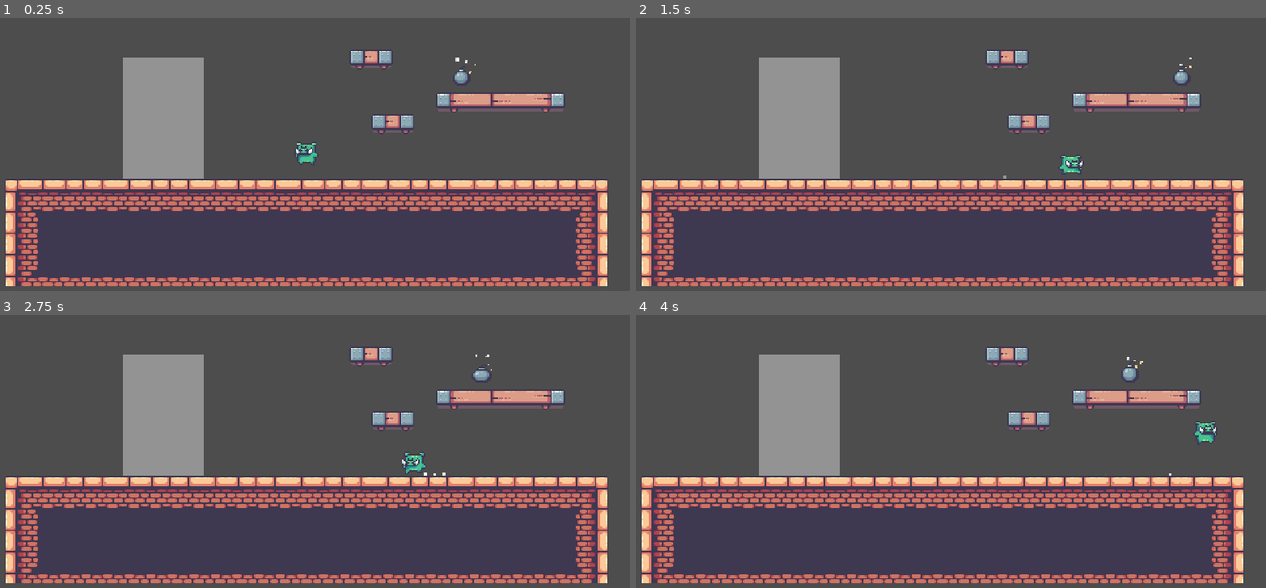
Above: before the commit, frames 1-4 (two rows, left to right).
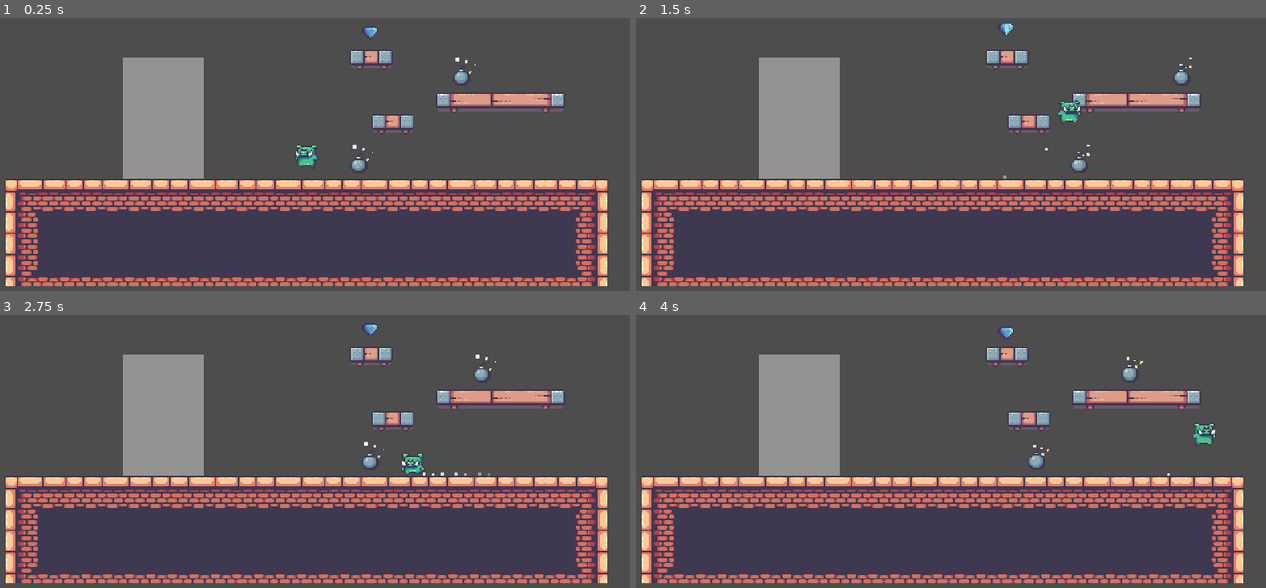
Above: after the commit, the same moments.

Repository: abdul-rehman-d/godot-challenge
Game: Godot game, scene res://main.tscn
The game is run twice, just before and just after one commit, with the same random seed, the same clock (stepped at 60 frames per second) and the same inputs.
Inputs:
- Up to frame 1 (0.25 s): no input
- Up to frame 2 (1.5 s): hold Right (right) from 0.53 s (still down); tap Space (jump) at 0.6, 0.77, 1.07, 1.35 s
- Up to frame 3 (2.75 s): tap Space (jump) at 1.52, 1.82, 2.1 s; release Right (right) at 2.03 s; hold Left (left) from 2.03 s (still down)
- Up to frame 4 (4 s): release Left (left) at 2.78 s; hold Right (right) from 2.78 s (still down); tap Space (jump) at 2.85, 3.02, 3.32, 3.6, 3.77 s

The runs differ from the first frame. In frame 1, 0.3% of the frame differs, in the area x 46-60%, y 3-56%; in frame 2, 0.4%, in the area x 57-73%, y 2-57%; in frame 3, 0.4%; in frame 4, 0.3%.

Commit message:
round 10: POWER UP 💪💪

Diff:
--- /dev/null
+++ b/main.gd
@@ -0,0 +1,14 @@
+extends Node2D
+
+
+func _on_power_up_collected() -> void:
+	for danger in get_tree().get_nodes_in_group("DangerObject"):
+		if danger is DangerObject:
+			danger.is_moving = false
+	$Timers/PowerUpTimer.start()
+
+
+func _on_power_up_timer_timeout() -> void:
+	for danger in get_tree().get_nodes_in_group("DangerObject"):
+		if danger is DangerObject:
+			danger.is_moving = true
--- a/main.tscn
+++ b/main.tscn
@@ -1,10 +1,12 @@
-[gd_scene load_steps=14 format=4 uid="uid://yrbncu3bu7y6"]
-
+[gd_scene load_steps=16 format=4 uid="uid://yrbncu3bu7y6"]
+
+[ext_resource type="Script" path="res://main.gd" id="1_7ng31"]
 [ext_resource type="Texture2D" uid="uid://ddhi3buwcvuub" path="res://assets/sprites/14-TileSets/Terrain (32x32).png" id="1_sm6ud"]
 [ext_resource type="PackedScene" uid="uid://cij1prqjgcjf3" path="res://scenes/player/player.tscn" id="2_177vh"]
 [ext_resource type="Texture2D" uid="uid://cbwii1jnv4og" path="res://assets/sprites/14-TileSets/Decorations (32x32).png" id="3_trw4k"]
 [ext_resource type="PackedScene" uid="uid://kvi4djl1fik7" path="res://scenes/slowdown/slow_down.tscn" id="3_vbrni"]
 [ext_resource type="PackedScene" uid="uid://c8h1ph6wm24va" path="res://scenes/danger_object/danger_object.tscn" id="4_kueqr"]
+[ext_resource type="PackedScene" uid="uid://bp23jbpaev1sv" path="res://scenes/power_up/power_up.tscn" id="5_wqrsc"]
 
 [sub_resource type="TileSetAtlasSource" id="TileSetAtlasSource_rd7pl"]
 texture = ExtResource("1_sm6ud")
@@ -466,6 +468,7 @@
 size = Vector2(28, 14)
 
 [node name="Main" type="Node2D"]
+script = ExtResource("1_7ng31")
 
 [node name="Camera2D" type="Camera2D" parent="."]
 
@@ -514,16 +517,45 @@
 shape = SubResource("RectangleShape2D_6mjoi")
 one_way_collision = true
 
-[node name="Danger" type="Node2D" parent="Level"]
+[node name="Dangers" type="Node2D" parent="Level"]
+
+[node name="Danger" type="Node2D" parent="Level/Dangers"]
 position = Vector2(102, -28)
 
-[node name="DangerObject" parent="Level/Danger" node_paths=PackedStringArray("begin_position", "end_position") instance=ExtResource("4_kueqr")]
+[node name="DangerObject" parent="Level/Dangers/Danger" node_paths=PackedStringArray("begin_position", "end_position") instance=ExtResource("4_kueqr")]
+position = Vector2(9.47701, 0)
 begin_position = NodePath("../Begin")
 end_position = NodePath("../End")
 
-[node name="Begin" type="Marker2D" parent="Level/Danger"]
-
-[node name="End" type="Marker2D" parent="Level/Danger"]
+[node name="Begin" type="Marker2D" parent="Level/Dangers/Danger"]
+
+[node name="End" type="Marker2D" parent="Level/Dangers/Danger"]
 position = Vector2(83, 0)
 
+[node name="Danger2" type="Node2D" parent="Level/Dangers"]
+position = Vector2(26, 37)
+
+[node name="DangerObject" parent="Level/Dangers/Danger2" node_paths=PackedStringArray("begin_position", "end_position") instance=ExtResource("4_kueqr")]
+position = Vector2(33.0009, 0)
+begin_position = NodePath("../Begin")
+end_position = NodePath("../End")
+
+[node name="Begin" type="Marker2D" parent="Level/Dangers/Danger2"]
+
+[node name="End" type="Marker2D" parent="Level/Dangers/Danger2"]
+position = Vector2(80, 0)
+
+[node name="PowerUp" parent="Level" instance=ExtResource("5_wqrsc")]
+position = Vector2(47, -59)
+
 [node name="Player" parent="." instance=ExtResource("2_177vh")]
+position = Vector2(0, 2)
+
+[node name="Timers" type="Node" parent="."]
+
+[node name="PowerUpTimer" type="Timer" parent="Timers"]
+wait_time = 3.0
+one_shot = true
+
+[connection signal="collected" from="Level/PowerUp" to="." method="_on_power_up_collected"]
+[connection signal="timeout" from="Timers/PowerUpTimer" to="." method="_on_power_up_timer_timeout"]
--- a/project.godot
+++ b/project.godot
@@ -23,6 +23,10 @@
 window/size/window_height_override=1080
 window/stretch/mode="canvas_items"
 window/vsync/vsync_mode=0
+
+[global_group]
+
+DangerObject=""
 
 [input]
 
--- a/scenes/danger_object/danger_object.gd
+++ b/scenes/danger_object/danger_object.gd
@@ -1,12 +1,34 @@
+@tool
+class_name DangerObject
 extends StaticBody2D
 
-@export var begin_position: Marker2D
-@export var end_position: Marker2D
+@export var begin_position: Marker2D:
+	set(value):
+		begin_position = value
+		if Engine.is_editor_hint():
+			update_configuration_warnings()
+@export var end_position: Marker2D:
+	set(value):
+		end_position = value
+		if Engine.is_editor_hint():
+			update_configuration_warnings()
 
 @export var speed = 50.0
 
+var is_moving: bool = true
+
 var target: Vector2 = Vector2.ZERO
 var reverse: bool = false
+
+
+func _get_configuration_warnings() -> PackedStringArray:
+	var warnings: PackedStringArray = []
+	if begin_position == null:
+		warnings.append("Begin Position is not set.")
+	if end_position == null:
+		warnings.append("End Position is not set.")
+	return warnings
+
 
 func _ready() -> void:
 	global_position = begin_position.global_position
@@ -15,6 +37,8 @@
 
 
 func _process(delta: float) -> void:
+	if not is_moving: return
+
 	if global_position.distance_to(target) < 1:
 		# reached
 		if reverse:
--- a/scenes/danger_object/danger_object.tscn
+++ b/scenes/danger_object/danger_object.tscn
@@ -42,7 +42,7 @@
 [sub_resource type="CircleShape2D" id="CircleShape2D_a2sqh"]
 radius = 8.0
 
-[node name="DangerObject" type="StaticBody2D"]
+[node name="DangerObject" type="StaticBody2D" groups=["DangerObject"]]
 collision_layer = 4
 collision_mask = 7
 script = ExtResource("1_qqwpc")
@@ -52,7 +52,7 @@
 sprite_frames = SubResource("SpriteFrames_sbrfn")
 animation = &"idle"
 autoplay = "idle"
-frame_progress = 0.430427
+frame_progress = 0.0013951
 
 [node name="CollisionShape2D" type="CollisionShape2D" parent="."]
 shape = SubResource("CircleShape2D_a2sqh")
--- a/scenes/player/player.gd
+++ b/scenes/player/player.gd
@@ -3,7 +3,7 @@
 
 
 @export var speed = 100.0
-@export var jump_velocity = 400.0
+@export var jump_velocity = 380.0
 @export var short_jump_velocity = 50.0
 
 
--- /dev/null
+++ b/scenes/power_up/power_up.gd
@@ -0,0 +1,11 @@
+extends Node2D
+
+signal collected
+@onready var animated_sprite: AnimatedSprite2D = $Area2D/AnimatedSprite2D
+
+
+func _on_area_2d_body_entered(body: Node2D) -> void:
+	collected.emit()
+	animated_sprite.play("hit")
+	await animated_sprite.animation_finished
+	queue_free()
--- /dev/null
+++ b/scenes/power_up/power_up.tscn
@@ -0,0 +1,167 @@
+[gd_scene load_steps=21 format=3 uid="uid://bp23jbpaev1sv"]
+
+[ext_resource type="Texture2D" uid="uid://e8qtep5s8wfl" path="res://assets/sprites/12-Live and Coins/Big Diamond Idle (18x14).png" id="1_syj6f"]
+[ext_resource type="Script" path="res://scenes/power_up/power_up.gd" id="1_uuf3v"]
+[ext_resource type="Texture2D" uid="uid://c8a0bx5mse1f1" path="res://assets/sprites/12-Live and Coins/Big Diamond Hit (18x14).png" id="2_rofpw"]
+
+[sub_resource type="Animation" id="Animation_2rcy4"]
+length = 0.001
+tracks/0/type = "value"
+tracks/0/imported = false
+tracks/0/enabled = true
+tracks/0/path = NodePath("Area2D:position")
+tracks/0/interp = 1
+tracks/0/loop_wrap = true
+tracks/0/keys = {
+"times": PackedFloat32Array(0),
+"transitions": PackedFloat32Array(1),
+"update": 0,
+"values": [Vector2(0, 0)]
+}
+
+[sub_resource type="Animation" id="Animation_qbvui"]
+resource_name = "idle"
+loop_mode = 1
+tracks/0/type = "value"
+tracks/0/imported = false
+tracks/0/enabled = true
+tracks/0/path = NodePath("Area2D:position")
+tracks/0/interp = 1
+tracks/0/loop_wrap = true
+tracks/0/keys = {
+"times": PackedFloat32Array(0, 0.5, 1),
+"transitions": PackedFloat32Array(1, 1, 1),
+"update": 0,
+"values": [Vector2(0, 0), Vector2(0, -5), Vector2(0, 0)]
+}
+
+[sub_resource type="AnimationLibrary" id="AnimationLibrary_iucv7"]
+_data = {
+"RESET": SubResource("Animation_2rcy4"),
+"idle": SubResource("Animation_qbvui")
+}
+
+[sub_resource type="AtlasTexture" id="AtlasTexture_m4mqf"]
+atlas = ExtResource("2_rofpw")
+region = Rect2(0, 0, 18, 14)
+
+[sub_resource type="AtlasTexture" id="AtlasTexture_i2u4a"]
+atlas = ExtResource("2_rofpw")
+region = Rect2(18, 0, 18, 14)
+
+[sub_resource type="AtlasTexture" id="AtlasTexture_284w6"]
+atlas = ExtResource("1_syj6f")
+region = Rect2(0, 0, 18, 14)
+
+[sub_resource type="AtlasTexture" id="AtlasTexture_g0hgx"]
+atlas = ExtResource("1_syj6f")
+region = Rect2(18, 0, 18, 14)
+
+[sub_resource type="AtlasTexture" id="AtlasTexture_coeck"]
+atlas = ExtResource("1_syj6f")
+region = Rect2(36, 0, 18, 14)
+
+[sub_resource type="AtlasTexture" id="AtlasTexture_x8pcg"]
+atlas = ExtResource("1_syj6f")
+region = Rect2(54, 0, 18, 14)
+
+[sub_resource type="AtlasTexture" id="AtlasTexture_mb1at"]
+atlas = ExtResource("1_syj6f")
+region = Rect2(72, 0, 18, 14)
+
+[sub_resource type="AtlasTexture" id="AtlasTexture_k0snl"]
+atlas = ExtResource("1_syj6f")
+region = Rect2(90, 0, 18, 14)
+
+[sub_resource type="AtlasTexture" id="AtlasTexture_b650k"]
+atlas = ExtResource("1_syj6f")
+region = Rect2(108, 0, 18, 14)
+
+[sub_resource type="AtlasTexture" id="AtlasTexture_pn5wp"]
+atlas = ExtResource("1_syj6f")
+region = Rect2(126, 0, 18, 14)
+
+[sub_resource type="AtlasTexture" id="AtlasTexture_gm6lv"]
+atlas = ExtResource("1_syj6f")
+region = Rect2(144, 0, 18, 14)
+
+[sub_resource type="AtlasTexture" id="AtlasTexture_11t7o"]
+atlas = ExtResource("1_syj6f")
+region = Rect2(162, 0, 18, 14)
+
+[sub_resource type="SpriteFrames" id="SpriteFrames_uhu80"]
+animations = [{
+"frames": [{
+"duration": 1.0,
+"texture": SubResource("AtlasTexture_m4mqf")
+}, {
+"duration": 1.0,
+"texture": SubResource("AtlasTexture_i2u4a")
+}],
+"loop": false,
+"name": &"hit",
+"speed": 5.0
+}, {
+"frames": [{
+"duration": 1.0,
+"texture": SubResource("AtlasTexture_284w6")
+}, {
+"duration": 1.0,
+"texture": SubResource("AtlasTexture_g0hgx")
+}, {
+"duration": 1.0,
+"texture": SubResource("AtlasTexture_coeck")
+}, {
+"duration": 1.0,
+"texture": SubResource("AtlasTexture_x8pcg")
+}, {
+"duration": 1.0,
+"texture": SubResource("AtlasTexture_mb1at")
+}, {
+"duration": 1.0,
+"texture": SubResource("AtlasTexture_k0snl")
+}, {
+"duration": 1.0,
+"texture": SubResource("AtlasTexture_b650k")
+}, {
+"duration": 1.0,
+"texture": SubResource("AtlasTexture_pn5wp")
+}, {
+"duration": 1.0,
+"texture": SubResource("AtlasTexture_gm6lv")
+}, {
+"duration": 1.0,
+"texture": SubResource("AtlasTexture_11t7o")
+}],
+"loop": true,
+"name": &"idle",
+"speed": 5.0
+}]
+
+[sub_resource type="CircleShape2D" id="CircleShape2D_a7jic"]
+radius = 5.0
+
+[node name="PowerUp" type="Node2D"]
+script = ExtResource("1_uuf3v")
+
+[node name="AnimationPlayer" type="AnimationPlayer" parent="."]
+libraries = {
+"": SubResource("AnimationLibrary_iucv7")
+}
+autoplay = "idle"
+
+[node name="Area2D" type="Area2D" parent="."]
+collision_layer = 16
+collision_mask = 2
+
+[node name="AnimatedSprite2D" type="AnimatedSprite2D" parent="Area2D"]
+position = Vector2(-2, 1)
+sprite_frames = SubResource("SpriteFrames_uhu80")
+animation = &"idle"
+autoplay = "idle"
+
+[node name="CollisionShape2D" type="CollisionShape2D" parent="Area2D"]
+visible = false
+shape = SubResource("CircleShape2D_a7jic")
+
+[connection signal="body_entered" from="Area2D" to="." method="_on_area_2d_body_entered"]
